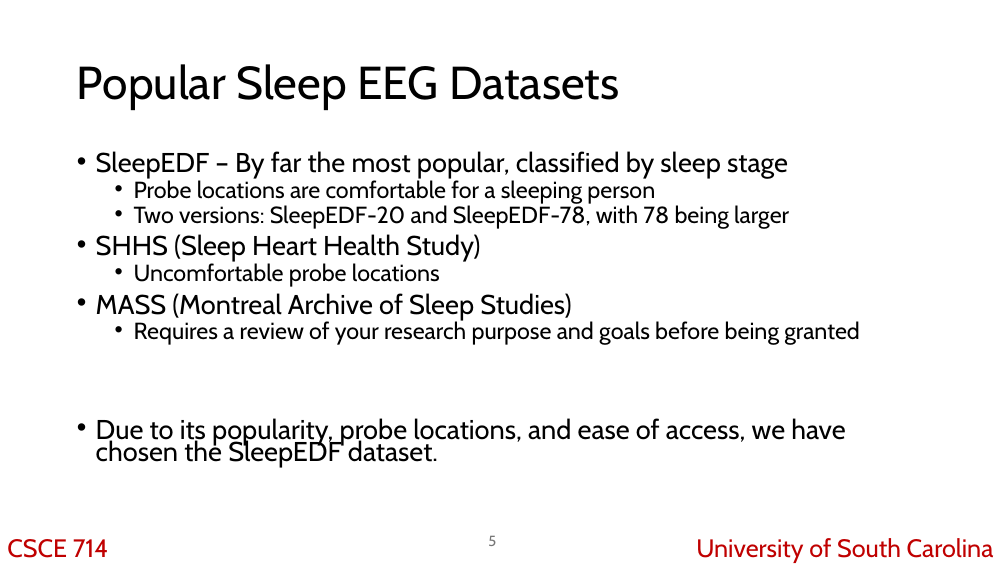
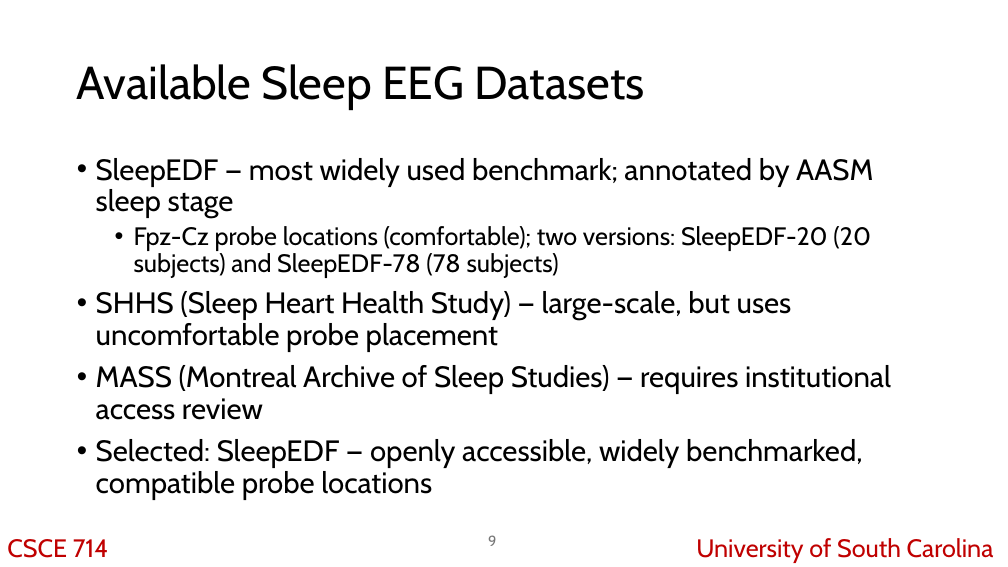
Before and after one commit to KubaJerz/sleep-stage-classifier, a slide deck: slide 9 of CSCE 714 Midterm Presentation.odp (slide 5 before the commit). Drawn at 1008x567 pixels with LibreOffice and Linux fonts; fonts in the diff are those of the drawing. Boxes give left, top, right and bottom in pixels: in the first picture for what was removed or moved away, otherwise in the second. Text is boxed around its words. In the diff, an @@ line names an element or a change of style, - is before the commit and + after.

```diff
--- a/CSCE 714 Midterm Presentation.odp
+++ b/CSCE 714 Midterm Presentation.odp
@@ title at <box>77,64,645,110</box>: text changed @@
-Popular Sleep EEG Datasets
+Available Sleep EEG Datasets
@@ text at <box>96,158,891,500</box>: text changed; size 25.9 to 28 pt @@
-• SleepEDF – By far the most popular, classified by sleep stage
-  • Probe locations are comfortable for a sleeping person
-  • Two versions: SleepEDF-20 and SleepEDF-78, with 78 being larger
-• SHHS (Sleep Heart Health Study)
-  • Uncomfortable probe locations
-• MASS (Montreal Archive of Sleep Studies)
-  • Requires a review of your research purpose and goals before being granted
-• Due to its popularity, probe locations, and ease of access, we have chosen the SleepEDF dataset.
+• SleepEDF — most widely used benchmark; annotated by AASM sleep stage
+  • Fpz-Cz probe locations (comfortable); two versions: SleepEDF-20 (20 subjects) and SleepEDF-78 (78 subjects)
+• SHHS (Sleep Heart Health Study) — large-scale, but uses uncomfortable probe placement
+• MASS (Montreal Archive of Sleep Studies) — requires institutional access review
+• Selected: SleepEDF — openly accessible, widely benchmarked, compatible probe locations
@@ page number at <box>488,535,496,546</box>: text changed @@
-5
+9
```
Also in this commit, not shown: 7 other slides changed, 7 slides added, 1 slide removed, 5 other files.
